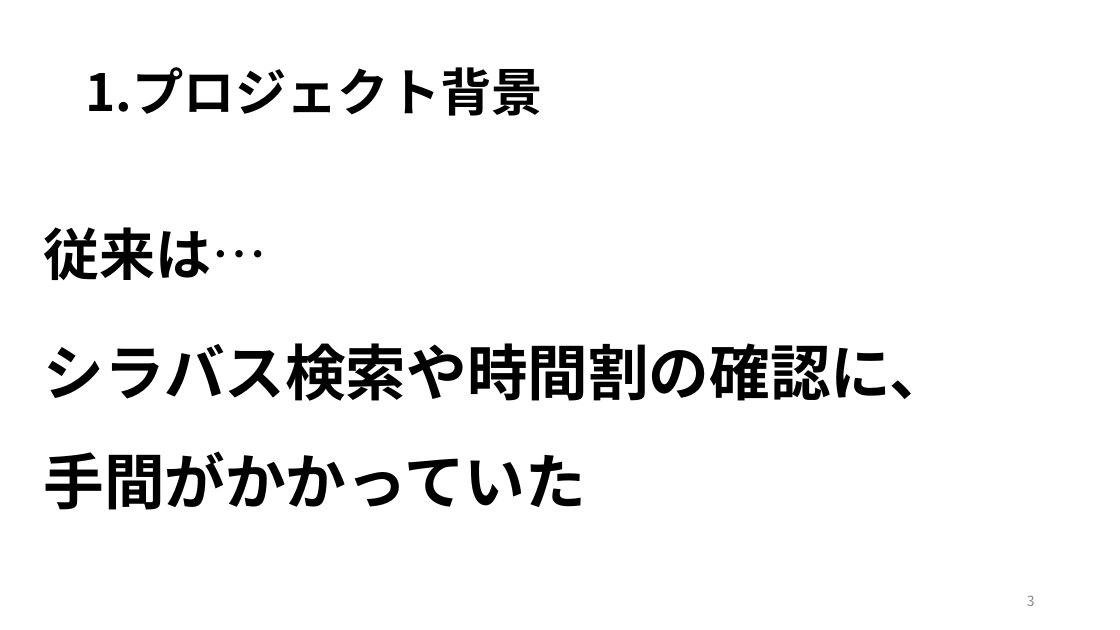
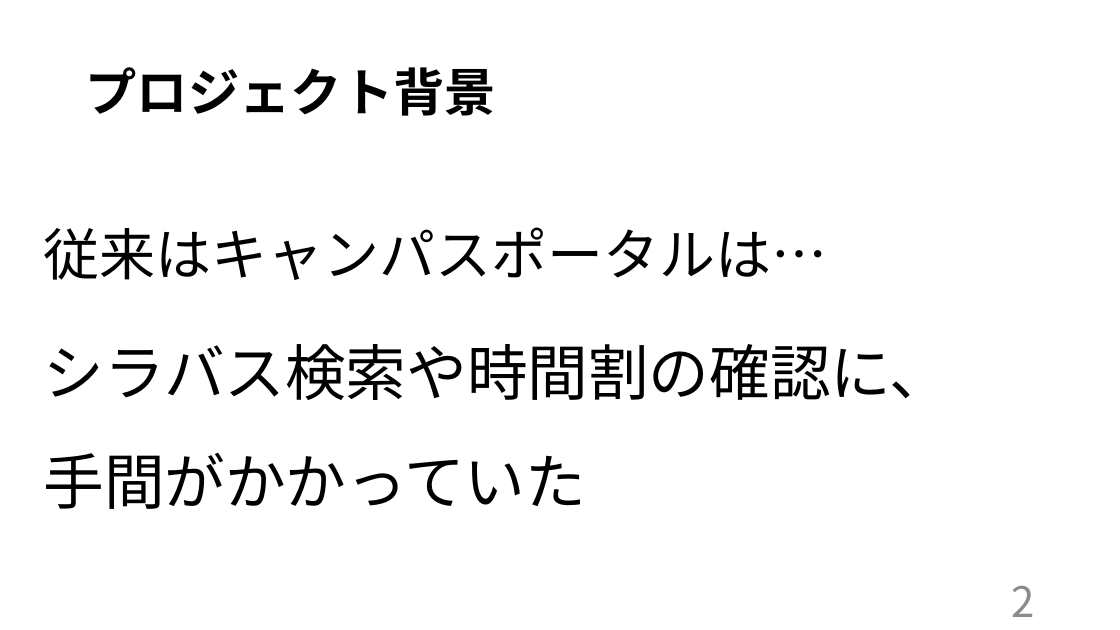
Before and after one commit to kazukiyoshida96/PM-, a slide deck: slide 3 of ＰＭ学科専用2.pptx. Drawn at 1120x630 pixels with LibreOffice and Linux fonts; fonts in the diff are those of the drawing. Boxes give left, top, right and bottom in pixels: in the first picture for what was removed or moved away, otherwise in the second. Text is boxed around its words. In the diff, an @@ line names an element or a change of style, - is before the commit and + after.

```diff
--- a/ＰＭ学科専用2.pptx
+++ b/ＰＭ学科専用2.pptx
@@ title at (85,67,496,116): text changed @@
-1.プロジェクト背景
+プロジェクト背景
@@ text at (44,227,828,280): text changed; bold off @@
-従来は…
+従来はキャンパスポータルは…
@@ text at (44,344,951,509): bold off in "シラバス検索や時間割の確認に、手間がかかっていた" @@
@@ text at (1011,586,1034,617): text changed; size 12 to 36 pt @@
-3
+2
```
Also in this commit, not shown: 11 other slides changed, 4 slides added, 1 slide removed, 7 other files.
